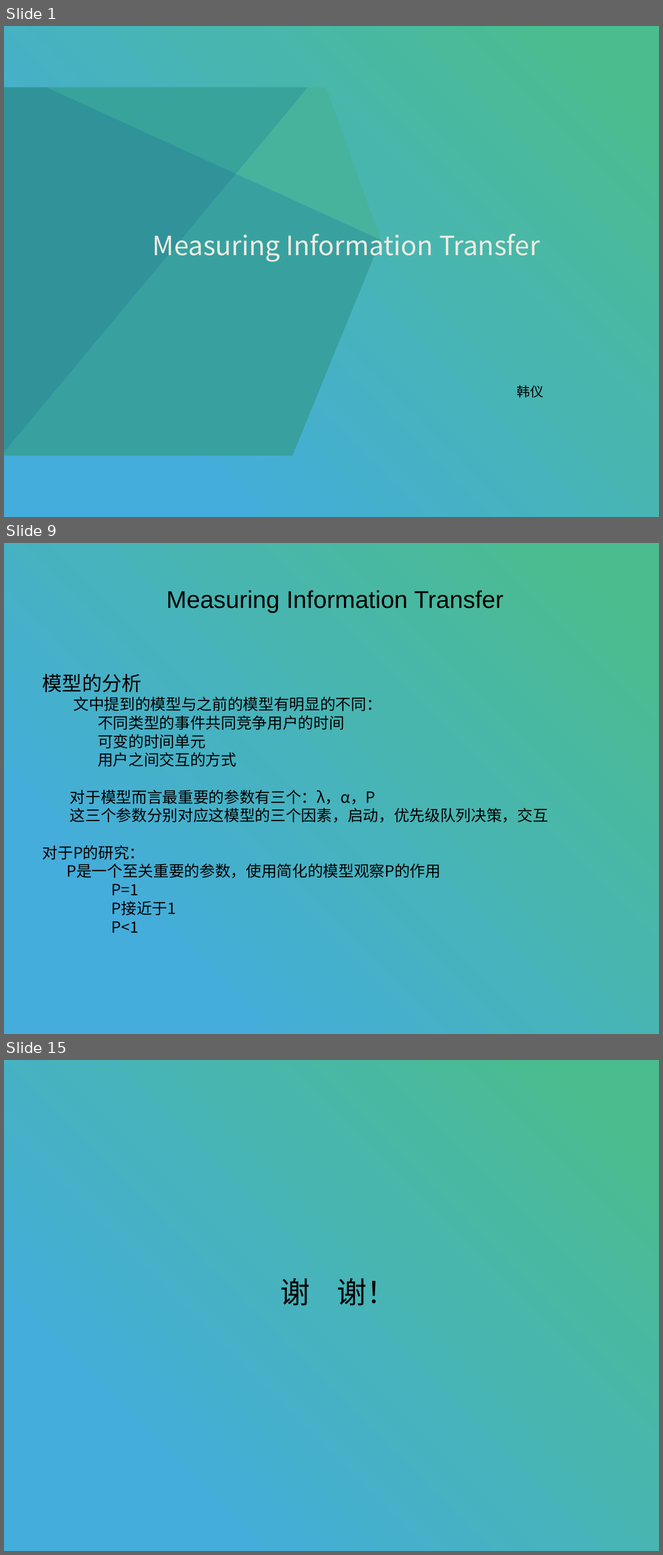
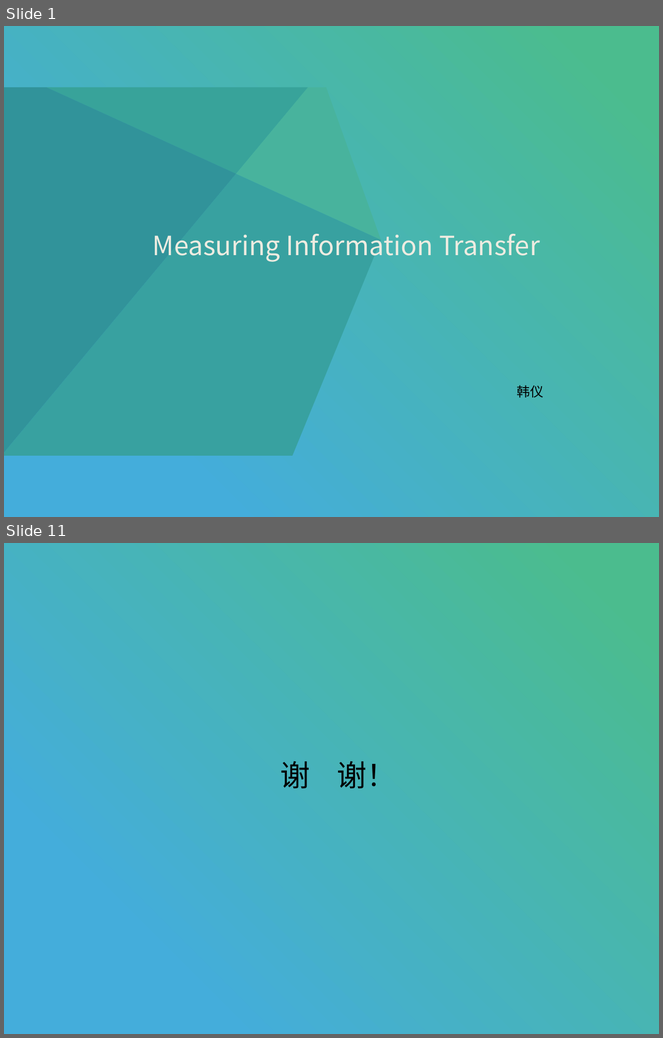
Before and after one commit to stan12138/daily, a slide deck: 转移熵.pptx. Shown one above the other, each under a label of ours: slides 1, 9 and 15 before the commit, slides 1 and 11 after it; the slides between them are not shown. The pictures are 663x1555 and 663x1038 pixels, drawn with LibreOffice and Linux fonts; fonts in the diff are those of the drawing. Boxes give left, top, right and bottom in pixels: in the first picture for what was removed or moved away, otherwise in the second. Text is boxed around its words. In the diff, an @@ line names an element or a change of style, - is before the commit and + after.

```diff
--- a/转移熵.pptx
+++ b/转移熵.pptx
@@ slide 9 removed at (4, 543, 659, 1034), background #FFFFFF; not listed: 1 template element that a slide beside it also shows @@
@@ text removed at (166, 590, 504, 613) @@
-Measuring Information Transfer
@@ text removed at (42, 674, 548, 933) @@
-模型的分析
-文中提到的模型与之前的模型有明显的不同：
-不同类型的事件共同竞争用户的时间
-可变的时间单元
-用户之间交互的方式
-对于模型而言最重要的参数有三个：λ，α，P
-这三个参数分别对应这模型的三个因素，启动，优先级队列决策，交互
-对于P的研究：
-P是一个至关重要的参数，使用简化的模型观察P的作用
-P=1
-P接近于1
-P<1
@@ what was slide 15 is now slide 11 @@
```
Also in this commit, not shown: 8 slides changed, 1 slide added, 4 other slides removed, 2 other files.
